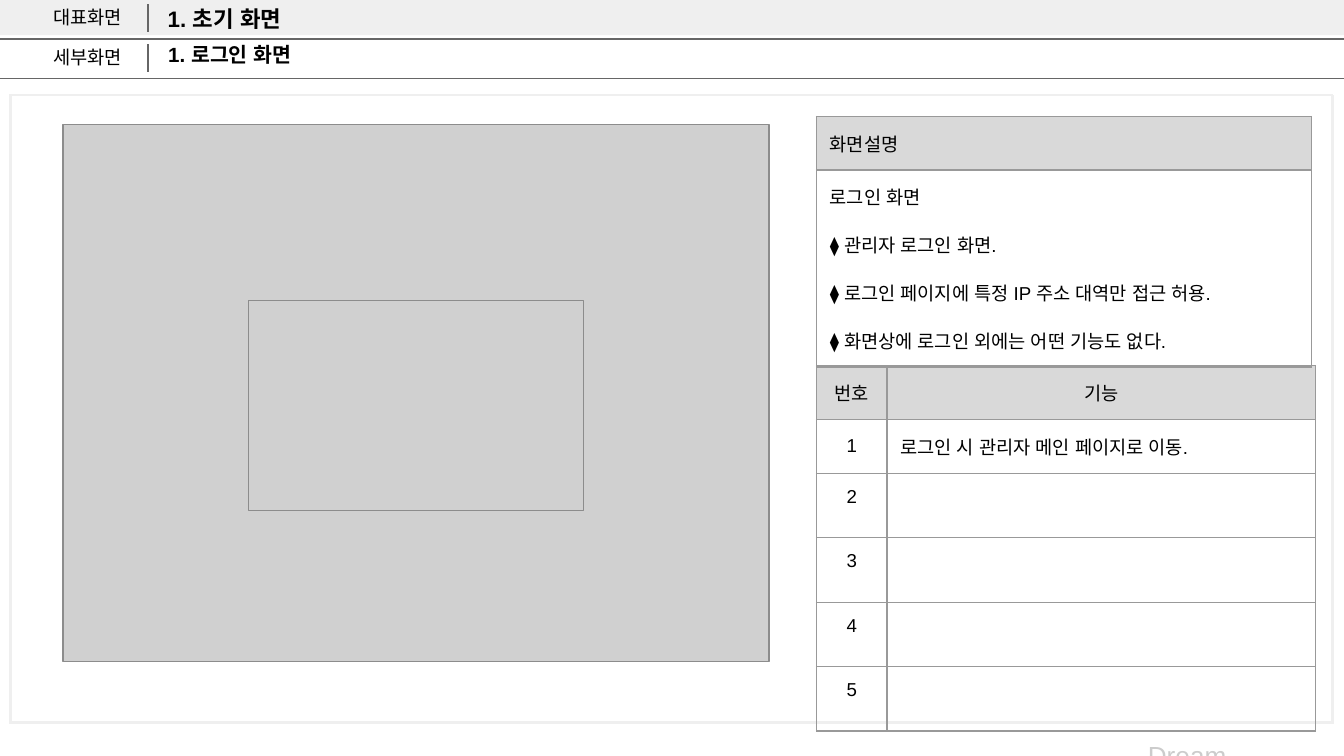
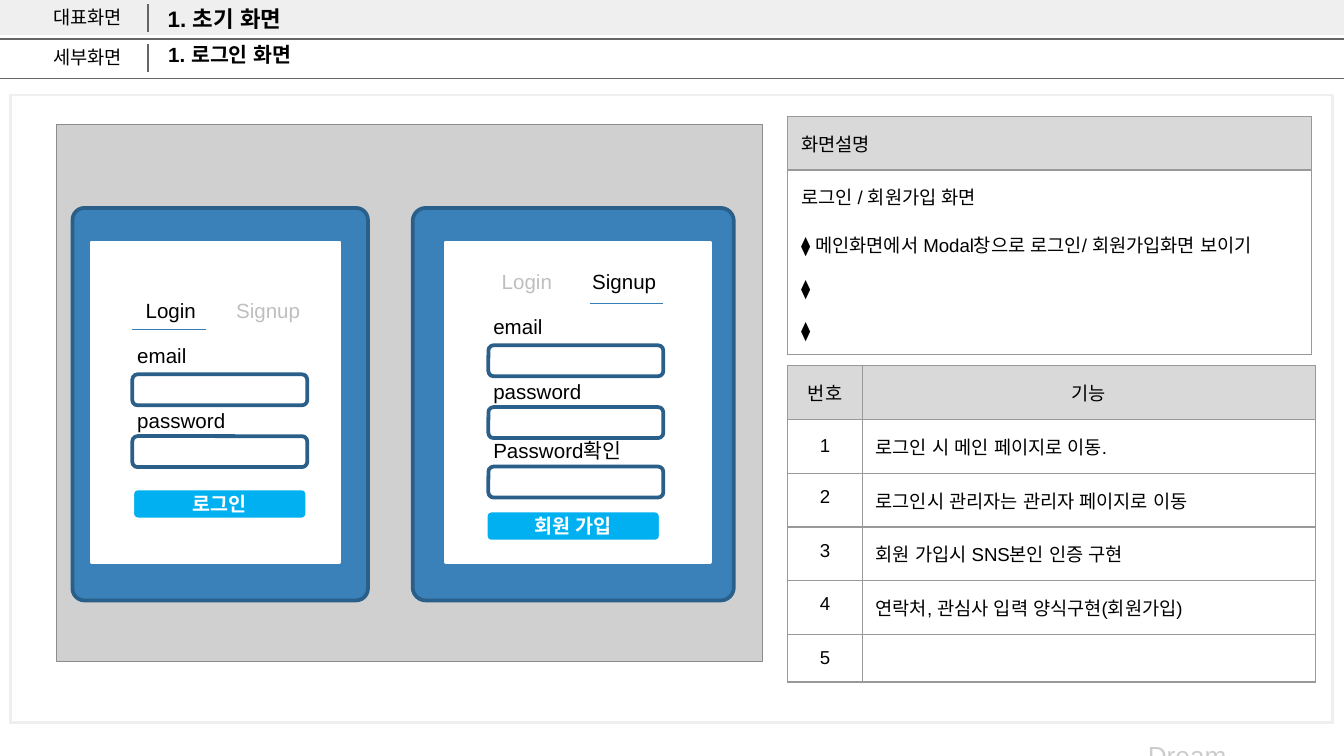
Before and after one commit to lyh5939/Tim_project, a slide deck: slide 4 of note/웹 화면설계서.pptx. Drawn at 1344x756 pixels with LibreOffice and Linux fonts; fonts in the diff are those of the drawing; grey boxes stand for pictures. Boxes give left, top, right and bottom in pixels: in the first picture for what was removed or moved away, otherwise in the second. Text is boxed around its words. In the diff, an @@ line names an element or a change of style, - is before the commit and + after.

```diff
--- a/note/웹 화면설계서.pptx
+++ b/note/웹 화면설계서.pptx
@@ table at <box>788,117,1312,349</box> @@
-row 2, column 1: 로그인 화면 / ⧫ 관리자 로그인 화면. / ⧫ 로그인 페이지에 특정 IP 주소 대역만 접근 허용. / ⧫ 화면상에 로그인 외에는 어떤 기능도 없다.
+row 2, column 1: 로그인 / 회원가입 화면 / ⧫ 메인화면에서 Modal창으로 로그인/ 회원가입화면 보이기 / ⧫ / ⧫
@@ table: place and size @@
-table at <box>816,117,1312,558</box>
+table at <box>788,117,1312,349</box>
@@ picture: place and size @@
-picture at <box>63,125,769,661</box>
+picture at <box>56,125,762,661</box>
@@ rounded rectangle added at <box>73,208,368,601</box>, fill #3A81BA, outline #2B5F8A 2 pt @@
@@ rounded rectangle added at <box>413,208,734,601</box>, fill #3A81BA, outline #2B5F8A 2 pt @@
@@ rectangle added at <box>91,242,339,562</box>, fill #FFFFFF, outline #FFFFFF 2 pt @@
@@ rectangle added at <box>446,242,710,562</box>, fill #FFFFFF, outline #FFFFFF 2 pt @@
@@ text added at <box>502,274,656,294</box>, 11 pt, text #000000 @@
+Login Signup
@@ line added from (132, 329) to (206, 329), #367EB9 0.75 pt @@
@@ text added at <box>146,303,300,323</box>, 11 pt, text #BFBFBF @@
+Login Signup
@@ picture removed at <box>249,300,583,509</box> @@
@@ text added at <box>493,319,542,335</box>, 11 pt, text #000000 @@
+email
@@ line added from (590, 304) to (664, 304), #367EB9 0.75 pt @@
@@ text added at <box>137,348,186,364</box>, 11 pt, text #000000 @@
+email
@@ rounded rectangle added at <box>488,345,663,376</box>, fill #FFFFFF, outline #2B5F8A 2 pt @@
@@ rounded rectangle added at <box>132,375,306,406</box>, fill #FFFFFF, outline #2B5F8A 2 pt @@
@@ text added at <box>493,384,581,404</box>, 11 pt, text #000000 @@
+password
@@ table at <box>788,366,1316,668</box> @@
-row 2, column 2: 로그인 시 관리자 메인 페이지로 이동.
+row 2, column 2: 로그인 시 메인 페이지로 이동.
-row 3, column 2: 
+row 3, column 2: 로그인시 관리자는 관리자 페이지로 이동
-row 4, column 2: 
+row 4, column 2: 회원 가입시 SNS본인 인증 구현
-row 5, column 2: 
+row 5, column 2: 연락처, 관심사 입력 양식구현(회원가입)
@@ table: place and size @@
-table at <box>816,366,1316,756</box>
+table at <box>788,366,1316,668</box>
@@ text added at <box>137,413,225,433</box>, 11 pt, text #000000 @@
+password
@@ rounded rectangle added at <box>488,407,663,438</box>, fill #FFFFFF, outline #2B5F8A 2 pt @@
@@ rounded rectangle added at <box>132,437,306,468</box>, fill #FFFFFF, outline #2B5F8A 2 pt @@
@@ text added at <box>493,442,621,460</box>, 11 pt, text #000000 @@
+Password확인
@@ rounded rectangle added at <box>488,466,663,497</box>, fill #FFFFFF, outline #2B5F8A 2 pt @@
@@ rounded rectangle added at <box>132,488,306,519</box>, fill #00B0F0, outline #FFFFFF 2 pt, 10.5 pt, text #FFFFFF, bold @@
+로그인
@@ rounded rectangle added at <box>485,511,660,542</box>, fill #00B0F0, outline #FFFFFF 2 pt, 10.5 pt, text #FFFFFF, bold @@
+회원 가입
```
Also in this commit, not shown: 5 other slides changed, 2 other files.
